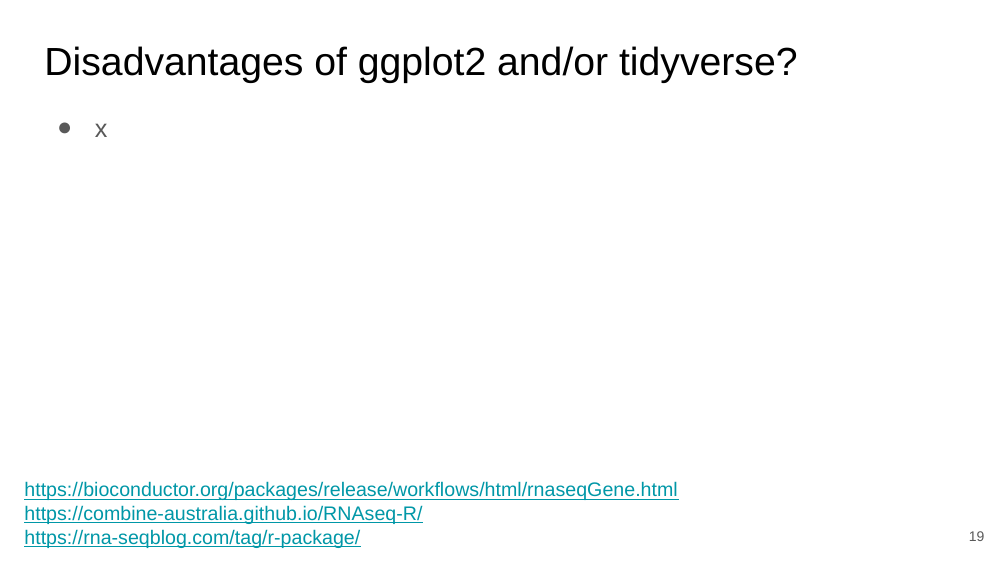
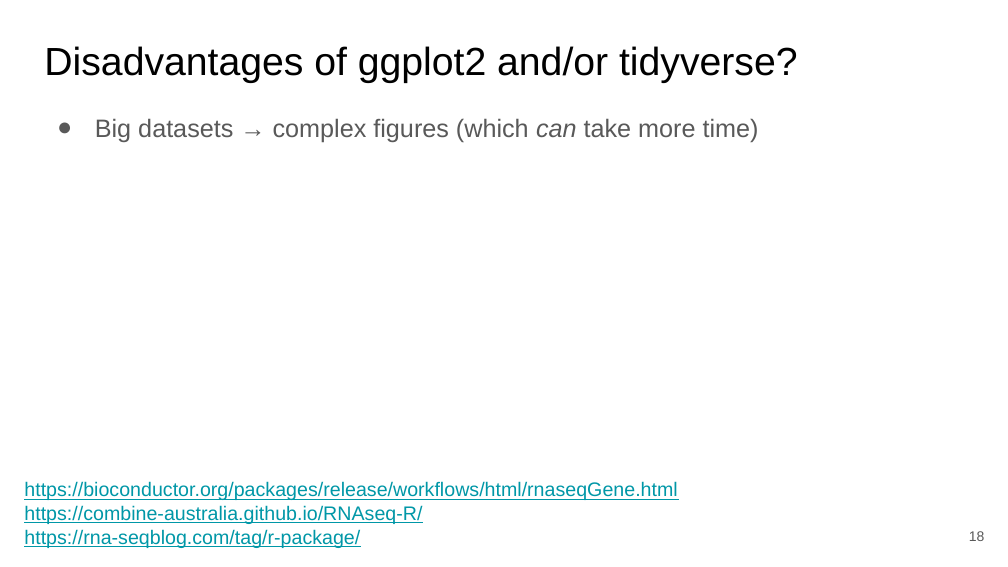
Before and after one commit to SuLab/Applied-Bioinformatics, a slide deck: slide 18 of Lectures/B5.b_R-DESeq2Figs.pptx (slide 19 before the commit). Drawn at 1008x567 pixels with LibreOffice and Linux fonts; fonts in the diff are those of the drawing. Boxes give left, top, right and bottom in pixels: in the first picture for what was removed or moved away, otherwise in the second. Text is boxed around its words. In the diff, an @@ line names an element or a change of style, - is before the commit and + after.

```diff
--- a/Lectures/B5.b_R-DESeq2Figs.pptx
+++ b/Lectures/B5.b_R-DESeq2Figs.pptx
@@ text at [95,118,759,142]: text changed @@
-● x
+● Big datasets → complex figures (which can take more time)
```
Also in this commit, not shown: 4 other slides changed, 1 slide removed, 3 other files.
